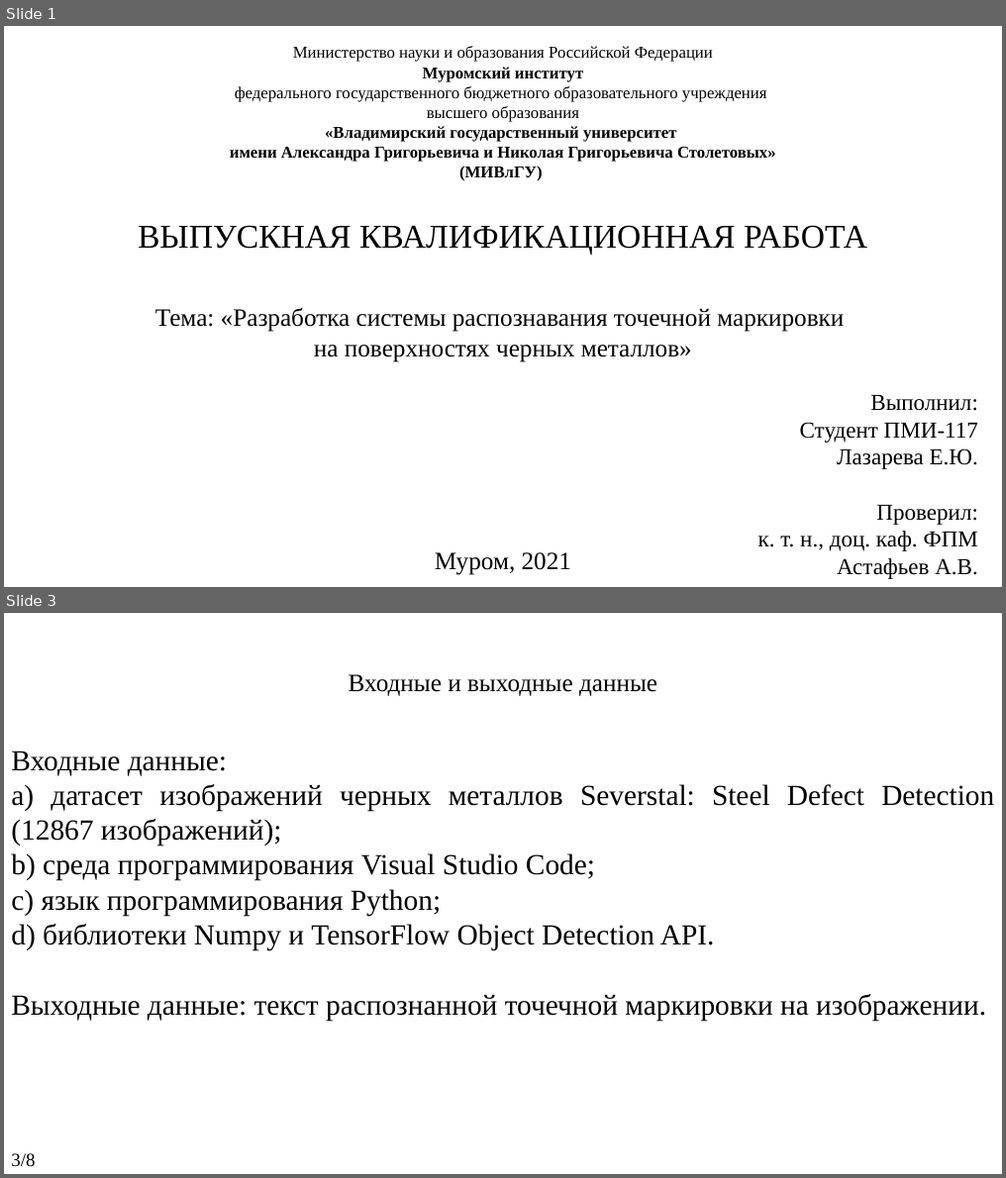
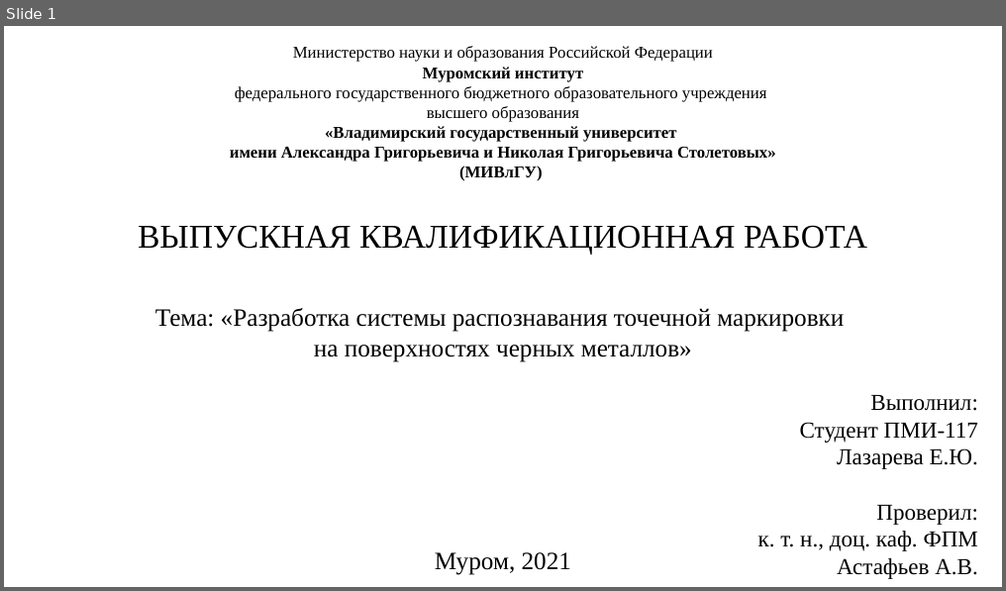
Before and after one commit to KanVull/Recognistion, a slide deck: ПЗ и Презентации/Презентация на ВКР.pptx. Shown one above the other, each under a label of ours: slides 1 and 3 before the commit, slide 1 after it; the slides between them are not shown. The pictures are 1006x1178 and 1006x591 pixels, drawn with LibreOffice and Linux fonts; fonts in the diff are those of the drawing. Boxes give left, top, right and bottom in pixels: in the first picture for what was removed or moved away, otherwise in the second. Text is boxed around its words. In the diff, an @@ line names an element or a change of style, - is before the commit and + after.

```diff
--- a/ПЗ и Презентации/Презентация на ВКР.pptx
+++ b/ПЗ и Презентации/Презентация на ВКР.pptx
@@ slide 3 removed at <box>4,613,1002,1174</box>, background #FFFFFF @@
@@ text removed at <box>349,674,657,696</box> @@
-Входные и выходные данные
@@ text removed at <box>11,751,994,1021</box> @@
-Входные данные:
-a) датасет изображений черных металлов Severstal: Steel Defect Detection (12867 изображений);
-b) среда программирования Visual Studio Code;
-c) язык программирования Python;
-d) библиотеки Numpy и TensorFlow Object Detection API.
-Выходные данные: текст распознанной точечной маркировки на изображении.
@@ text removed at <box>11,1154,35,1167</box> @@
-3/8
```
Also in this commit, not shown: 3 slides changed, 15 slides added, 3 other slides removed, 12 other files.
